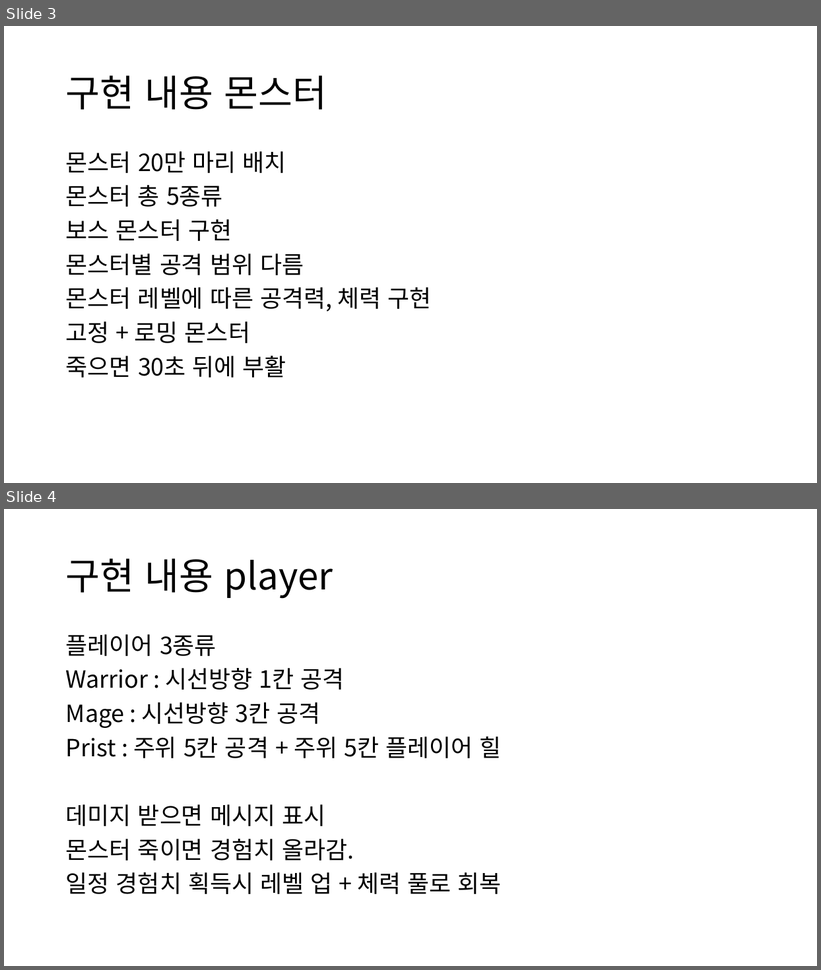
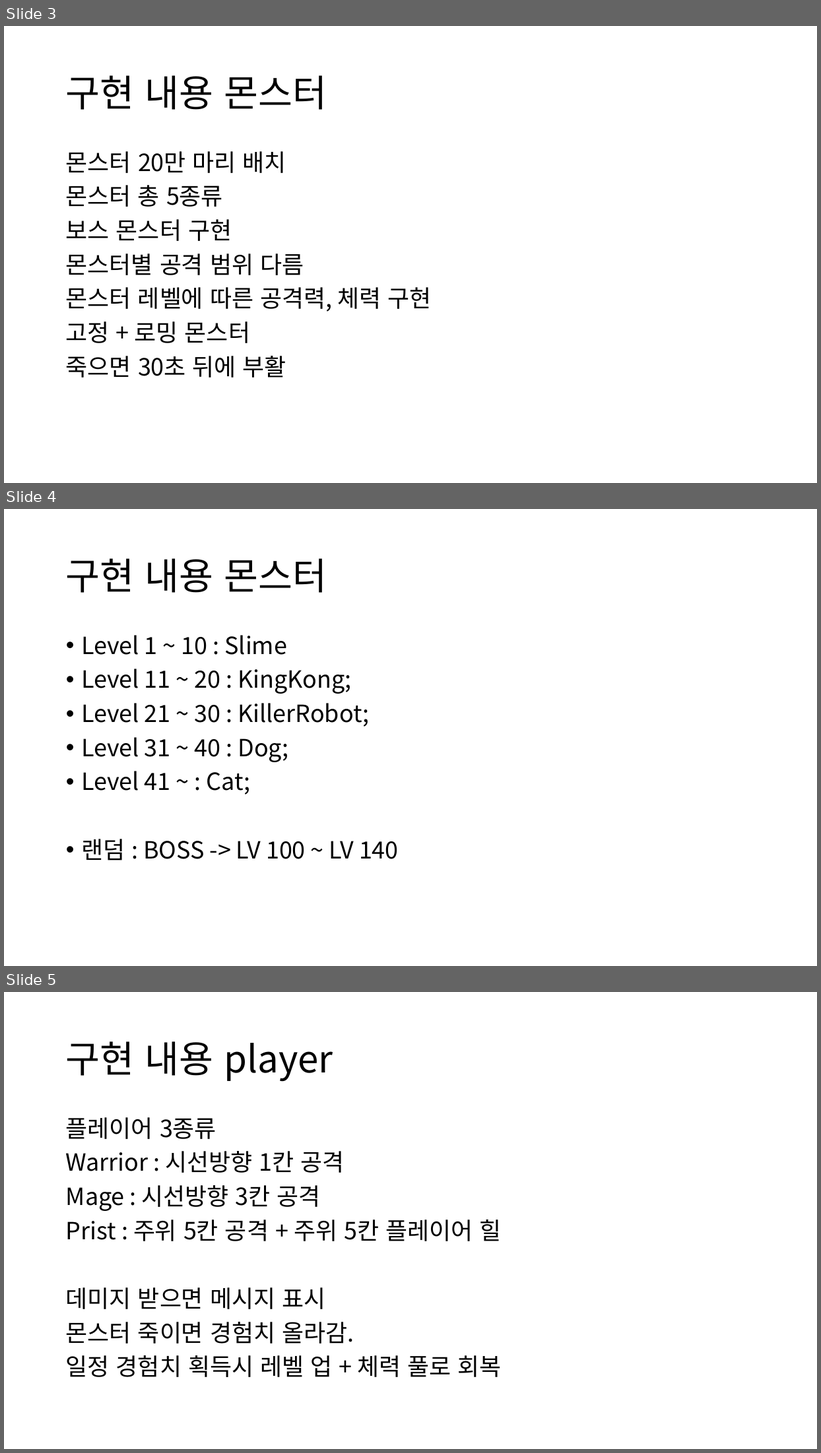
Before and after one commit to 2JongHyeok/GameServerTermProject, a slide deck: 발표자료.pptx. Shown one above the other, each under a label of ours: slides 3 and 4 before the commit, slides 3, 4 and 5 after it. The pictures are 821x970 and 821x1453 pixels, drawn with LibreOffice and Linux fonts; fonts in the diff are those of the drawing. Boxes give left, top, right and bottom in pixels: in the first picture for what was removed or moved away, otherwise in the second. Text is boxed around its words. In the diff, an @@ line names an element or a change of style, - is before the commit and + after.

```diff
--- a/발표자료.pptx
+++ b/발표자료.pptx
@@ slide 4 added at box(4, 509, 817, 966), background #FFFFFF @@
@@ title added at box(66, 559, 327, 593), 44 pt, text #000000 @@
+구현 내용 몬스터
@@ text added at box(81, 635, 399, 861), 28 pt, text #000000 @@
+• Level 1 ~ 10 : Slime
+• Level 11 ~ 20 : KingKong;
+• Level 21 ~ 30 : KillerRobot;
+• Level 31 ~ 40 : Dog;
+• Level 41 ~ : Cat;
+• 랜덤 : BOSS -> LV 100 ~ LV 140
@@ what was slide 4 is now slide 5 @@
```
Also in this commit, not shown: 3 other slides added, 1 other file.
